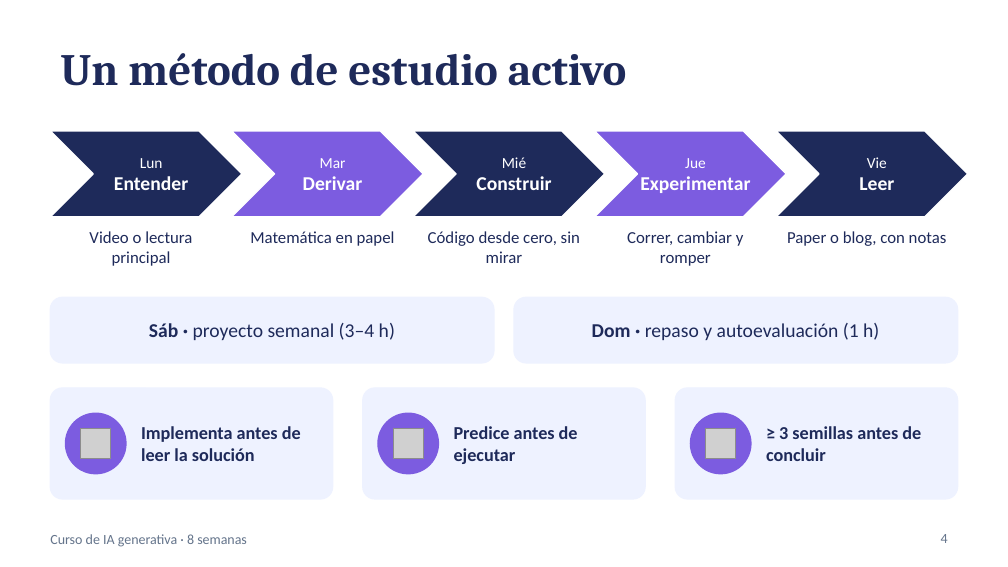
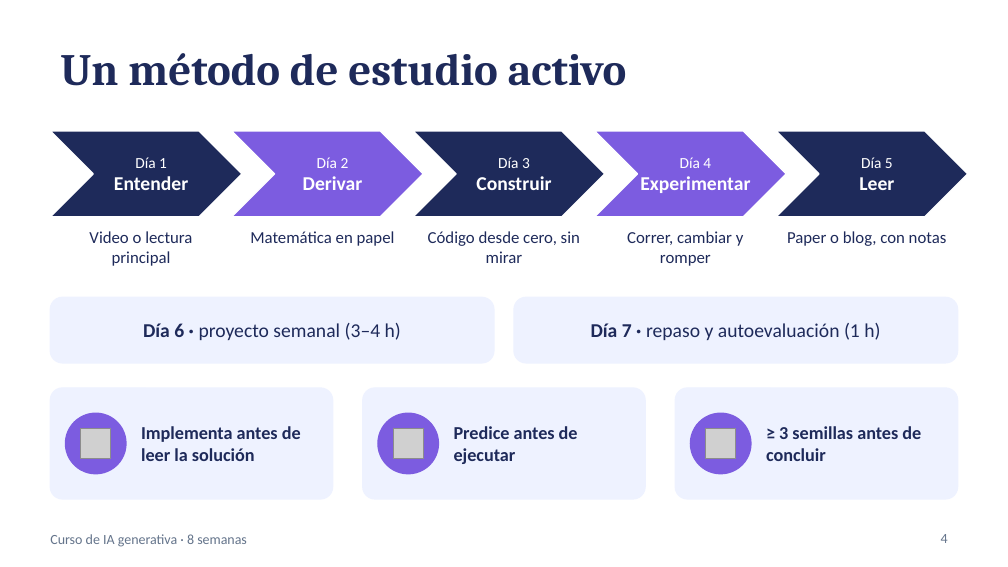
Before and after one commit to FX010/curso-ia-generativa, a slide deck: slide 4 of presentacion/Curso-IA-Generativa-8-semanas.pptx. Drawn at 1008x567 pixels with LibreOffice and Linux fonts; fonts in the diff are those of the drawing; grey boxes stand for pictures. Boxes give left, top, right and bottom in pixels: in the first picture for what was removed or moved away, otherwise in the second. Text is boxed around its words. In the diff, an @@ line names an element or a change of style, - is before the commit and + after.

```diff
--- a/presentacion/Curso-IA-Generativa-8-semanas.pptx
+++ b/presentacion/Curso-IA-Generativa-8-semanas.pptx
@@ text at (135, 157, 167, 168): text changed @@
-Lun
+Día 1
@@ text at (317, 157, 349, 168): text changed @@
-Mar
+Día 2
@@ text at (498, 157, 530, 168): text changed @@
-Mié
+Día 3
@@ text at (680, 157, 711, 168): text changed @@
-Jue
+Día 4
@@ text at (861, 157, 893, 168): text changed @@
-Vie
+Día 5
@@ text at (143, 323, 401, 340): text changed @@
-Sáb · proyecto semanal (3–4 h)
+Día 6 · proyecto semanal (3–4 h)
@@ text at (591, 323, 880, 340): text changed @@
-Dom · repaso y autoevaluación (1 h)
+Día 7 · repaso y autoevaluación (1 h)
```
Also in this commit, not shown: 4 other slides changed, 11 other files.
